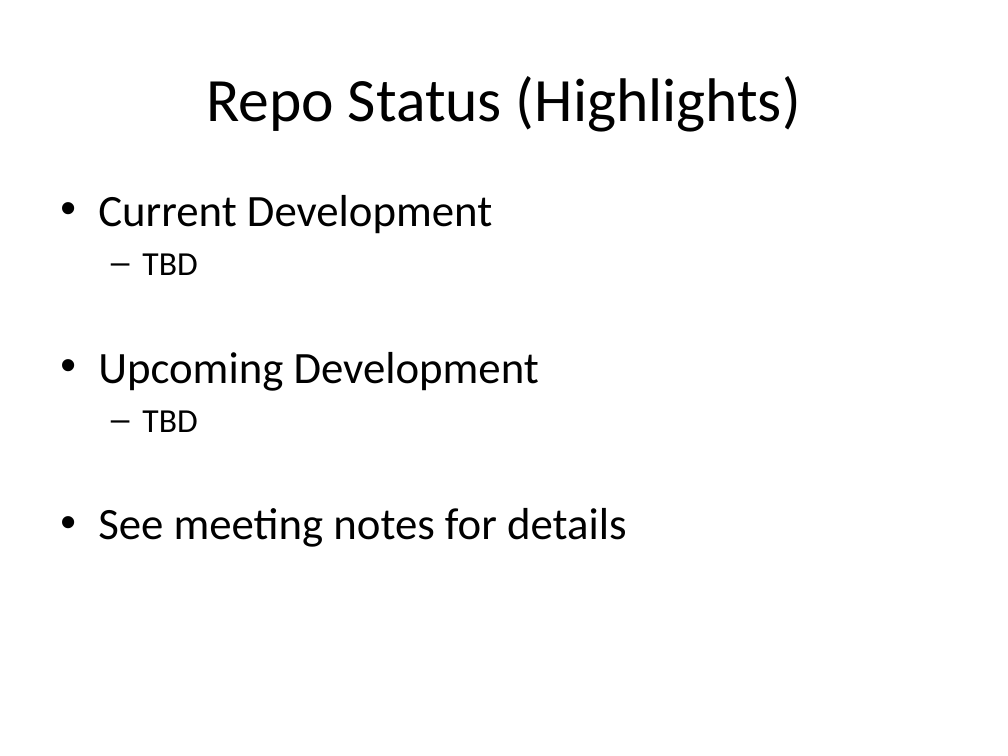
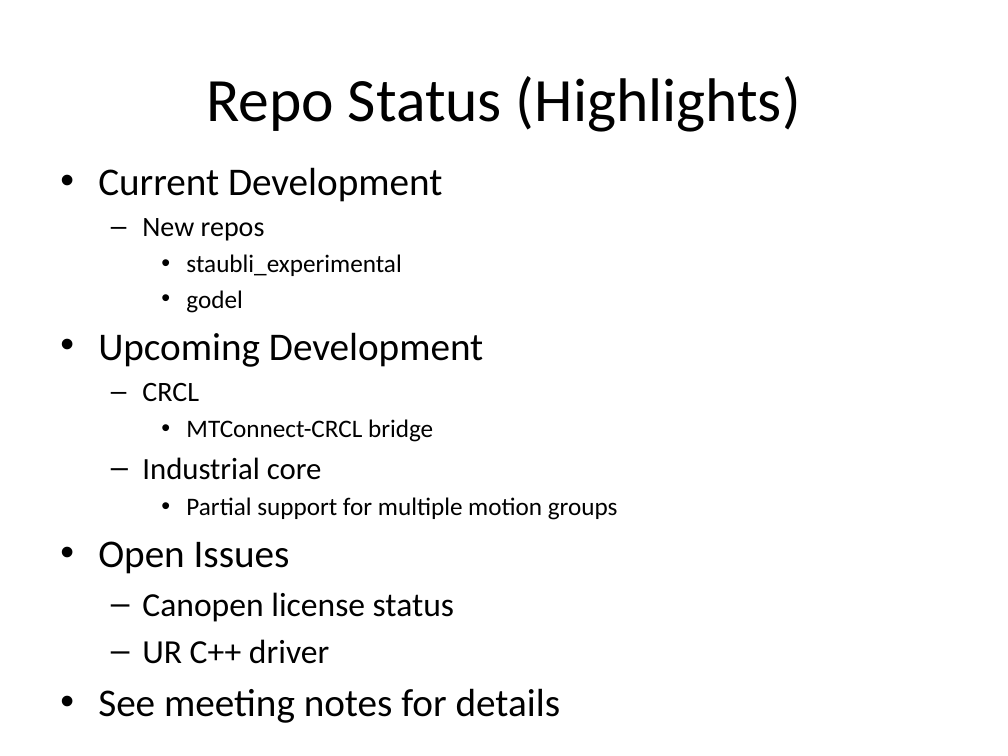
Before and after one commit to ros-industrial/ros_industrial_meetings, a slide deck: slide 4 of developer_meeting_notes/2016_1_12/meeting_agenda.pptx. Drawn at 1008x756 pixels with LibreOffice and Linux fonts; fonts in the diff are those of the drawing. Boxes give left, top, right and bottom in pixels: in the first picture for what was removed or moved away, otherwise in the second. Text is boxed around its words. In the diff, an @@ line names an element or a change of style, - is before the commit and + after.

```diff
--- a/developer_meeting_notes/2016_1_12/meeting_agenda.pptx
+++ b/developer_meeting_notes/2016_1_12/meeting_agenda.pptx
@@ text "Current Development": place and size @@
-text "Current Development" at <box>98,195,627,547</box>
+text "Current Development" at <box>98,167,618,723</box>
@@ text at <box>98,167,560,723</box>: size 32 to 28 pt in "Current Development", "Upcoming Development", "See meeting notes for details" @@
@@ text at <box>142,218,401,313</box>: text changed; size 24 to 18 pt @@
-  – TBD
+  – New repos
+    • staubli_experimental
+    • godel
@@ text at <box>98,383,618,664</box>: text changed; size 24 to 18 pt @@
-  – TBD
+  – CRCL
+    • MTConnect-CRCL bridge
+  – Industrial core
+    • Partial support for multiple motion groups
+• Open Issues
+  – Canopen license status
+  – UR C++ driver
```
Also in this commit, not shown: 5 other slides changed, 8 slides added, 2 other files.
